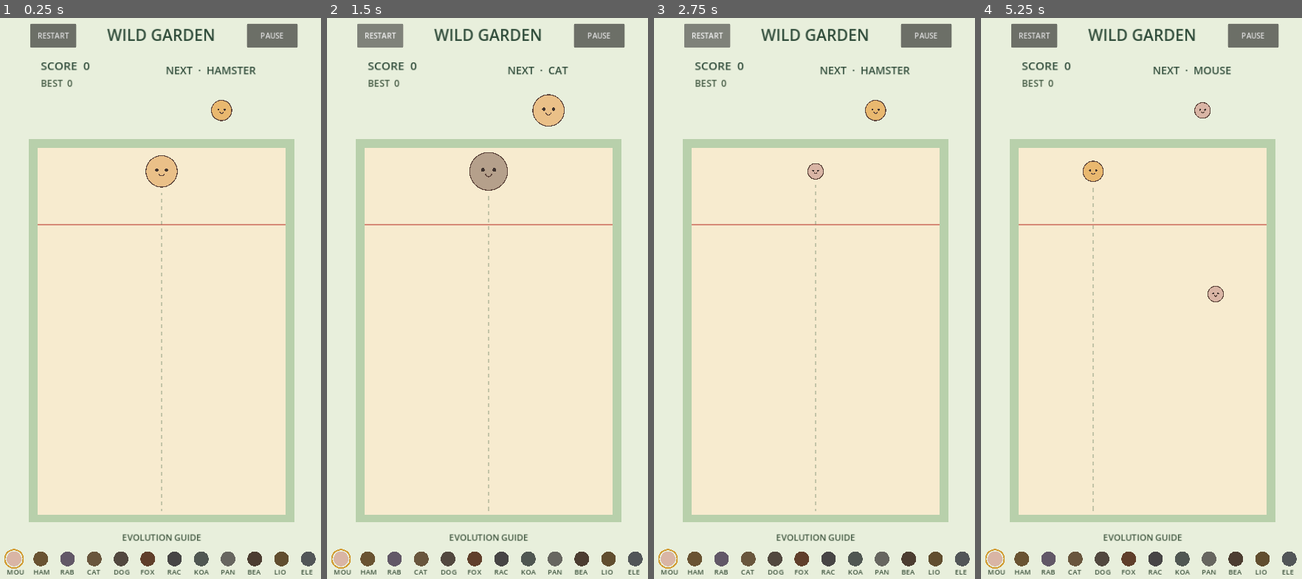
Above: before the commit, frames 1-4 (left to right).
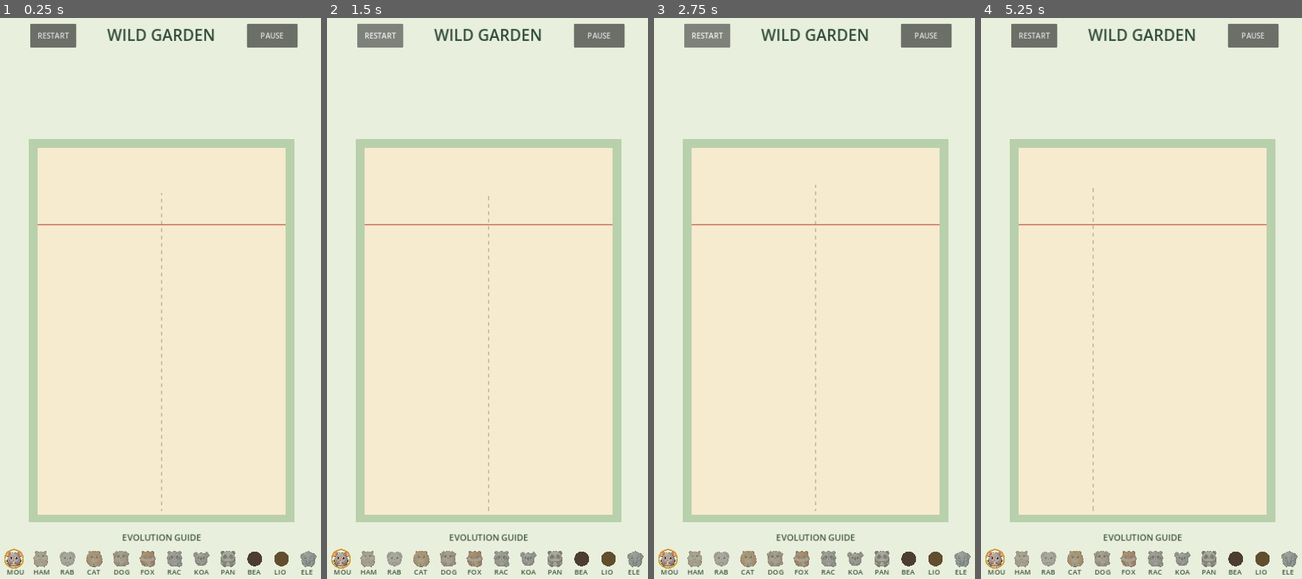
Above: after the commit, the same moments.

Repository: sandikovcusu-commits/MergeAnimal
Game: Godot game, scene res://scenes/game/Game.tscn
Same seed, same stepped clock (60 frames per second), same inputs: the game is played once before the commit and once after it.
Inputs (mouse positions are in pixels of both pictures, inside the frame that each line leads up to):
- Up to frame 1 (0.25 s): no input
- Up to frame 2 (1.5 s): click "RESTART" at 0.5 s; click "RESTART" at 1.25 s
- Up to frame 3 (2.75 s): click "RESTART" at 2 s
- Up to frame 4 (5.25 s): click "PAUSE" at 2.75 s; click "RESUME" at 3.5 s; tap Enter at 4.25 s; move the mouse to (1215, 276) at 4.27 s; click (1215, 276) at 4.42 s; tap Space at 5 s; drag from (1077, 332) to (1125, 421) at 5.02 s

The runs differ from the first frame. In frame 1, 2.2% of the frame differs, in the area x 1-99%, y 7-98%; in frame 2, 2.5%; in frame 3, 1.8%; in frame 4, 1.9%.
Error after the commit: Parse Error: The member "Expression" shadows a native class. (res://scripts/gameplay/AnimalVisual.gd:5)

Commit message:
Integrate experimental day 4 sprites and software render tests
Co-authored-by: arena-agent <297053741+arena-agent@users.noreply.github.com>

Diff:
--- a/MergeAnimals/resources/animals/cat.tres
+++ b/MergeAnimals/resources/animals/cat.tres
@@ -1,6 +1,8 @@
-[gd_resource type="Resource" script_class="AnimalData" load_steps=2 format=3]
+[gd_resource type="Resource" script_class="AnimalData" load_steps=3 format=3]
 
 [ext_resource type="Script" path="res://scripts/gameplay/AnimalData.gd" id="1"]
+
+[ext_resource type="Texture2D" path="res://assets/animals/cat/normal.png" id="normal_texture"]
 
 [resource]
 script = ExtResource("1")
@@ -18,5 +20,6 @@
 next_evolution_id = &"dog"
 golden_terminal = false
 merge_score = 12
+sprite = ExtResource("normal_texture")
 placeholder_color = Color(0.917647, 0.752941, 0.533333, 1)
 unlock_id = &"cat"
--- a/MergeAnimals/resources/animals/dog.tres
+++ b/MergeAnimals/resources/animals/dog.tres
@@ -1,6 +1,8 @@
-[gd_resource type="Resource" script_class="AnimalData" load_steps=2 format=3]
+[gd_resource type="Resource" script_class="AnimalData" load_steps=3 format=3]
 
 [ext_resource type="Script" path="res://scripts/gameplay/AnimalData.gd" id="1"]
+
+[ext_resource type="Texture2D" path="res://assets/animals/dog/normal.png" id="normal_texture"]
 
 [resource]
 script = ExtResource("1")
@@ -18,5 +20,6 @@
 next_evolution_id = &"fox"
 golden_terminal = false
 merge_score = 20
+sprite = ExtResource("normal_texture")
 placeholder_color = Color(0.709804, 0.627451, 0.545098, 1)
 unlock_id = &"dog"
--- a/MergeAnimals/resources/animals/elephant.tres
+++ b/MergeAnimals/resources/animals/elephant.tres
@@ -1,6 +1,8 @@
-[gd_resource type="Resource" script_class="AnimalData" load_steps=2 format=3]
+[gd_resource type="Resource" script_class="AnimalData" load_steps=3 format=3]
 
 [ext_resource type="Script" path="res://scripts/gameplay/AnimalData.gd" id="1"]
+
+[ext_resource type="Texture2D" path="res://assets/animals/elephant/normal.png" id="normal_texture"]
 
 [resource]
 script = ExtResource("1")
@@ -18,5 +20,6 @@
 next_evolution_id = &""
 golden_terminal = true
 merge_score = 500
+sprite = ExtResource("normal_texture")
 placeholder_color = Color(0.717647, 0.749020, 0.772549, 1)
 unlock_id = &"elephant"
--- a/MergeAnimals/resources/animals/fox.tres
+++ b/MergeAnimals/resources/animals/fox.tres
@@ -1,6 +1,8 @@
-[gd_resource type="Resource" script_class="AnimalData" load_steps=2 format=3]
+[gd_resource type="Resource" script_class="AnimalData" load_steps=3 format=3]
 
 [ext_resource type="Script" path="res://scripts/gameplay/AnimalData.gd" id="1"]
+
+[ext_resource type="Texture2D" path="res://assets/animals/fox/normal.png" id="normal_texture"]
 
 [resource]
 script = ExtResource("1")
@@ -18,5 +20,6 @@
 next_evolution_id = &"raccoon"
 golden_terminal = false
 merge_score = 32
+sprite = ExtResource("normal_texture")
 placeholder_color = Color(0.839216, 0.545098, 0.376471, 1)
 unlock_id = &"fox"
--- a/MergeAnimals/resources/animals/hamster.tres
+++ b/MergeAnimals/resources/animals/hamster.tres
@@ -1,6 +1,8 @@
-[gd_resource type="Resource" script_class="AnimalData" load_steps=2 format=3]
+[gd_resource type="Resource" script_class="AnimalData" load_steps=3 format=3]
 
 [ext_resource type="Script" path="res://scripts/gameplay/AnimalData.gd" id="1"]
+
+[ext_resource type="Texture2D" path="res://assets/animals/hamster/normal.png" id="normal_texture"]
 
 [resource]
 script = ExtResource("1")
@@ -18,5 +20,6 @@
 next_evolution_id = &"rabbit"
 golden_terminal = false
 merge_score = 4
+sprite = ExtResource("normal_texture")
 placeholder_color = Color(0.913725, 0.721569, 0.435294, 1)
 unlock_id = &"hamster"
--- a/MergeAnimals/resources/animals/koala.tres
+++ b/MergeAnimals/resources/animals/koala.tres
@@ -1,6 +1,8 @@
-[gd_resource type="Resource" script_class="AnimalData" load_steps=2 format=3]
+[gd_resource type="Resource" script_class="AnimalData" load_steps=3 format=3]
 
 [ext_resource type="Script" path="res://scripts/gameplay/AnimalData.gd" id="1"]
+
+[ext_resource type="Texture2D" path="res://assets/animals/koala/normal.png" id="normal_texture"]
 
 [resource]
 script = ExtResource("1")
@@ -18,5 +20,6 @@
 next_evolution_id = &"panda"
 golden_terminal = false
 merge_score = 70
+sprite = ExtResource("normal_texture")
 placeholder_color = Color(0.698039, 0.756863, 0.709804, 1)
 unlock_id = &"koala"
--- a/MergeAnimals/resources/animals/mouse.tres
+++ b/MergeAnimals/resources/animals/mouse.tres
@@ -1,6 +1,8 @@
-[gd_resource type="Resource" script_class="AnimalData" load_steps=2 format=3]
+[gd_resource type="Resource" script_class="AnimalData" load_steps=3 format=3]
 
 [ext_resource type="Script" path="res://scripts/gameplay/AnimalData.gd" id="1"]
+
+[ext_resource type="Texture2D" path="res://assets/animals/mouse/normal.png" id="normal_texture"]
 
 [resource]
 script = ExtResource("1")
@@ -18,5 +20,6 @@
 next_evolution_id = &"hamster"
 golden_terminal = false
 merge_score = 2
+sprite = ExtResource("normal_texture")
 placeholder_color = Color(0.850980, 0.709804, 0.647059, 1)
 unlock_id = &"mouse"
--- a/MergeAnimals/resources/animals/panda.tres
+++ b/MergeAnimals/resources/animals/panda.tres
@@ -1,6 +1,8 @@
-[gd_resource type="Resource" script_class="AnimalData" load_steps=2 format=3]
+[gd_resource type="Resource" script_class="AnimalData" load_steps=3 format=3]
 
 [ext_resource type="Script" path="res://scripts/gameplay/AnimalData.gd" id="1"]
+
+[ext_resource type="Texture2D" path="res://assets/animals/panda/normal.png" id="normal_texture"]
 
 [resource]
 script = ExtResource("1")
@@ -18,5 +20,6 @@
 next_evolution_id = &"bear"
 golden_terminal = false
 merge_score = 100
+sprite = ExtResource("normal_texture")
 placeholder_color = Color(0.894118, 0.890196, 0.839216, 1)
 unlock_id = &"panda"
--- a/MergeAnimals/resources/animals/rabbit.tres
+++ b/MergeAnimals/resources/animals/rabbit.tres
@@ -1,6 +1,8 @@
-[gd_resource type="Resource" script_class="AnimalData" load_steps=2 format=3]
+[gd_resource type="Resource" script_class="AnimalData" load_steps=3 format=3]
 
 [ext_resource type="Script" path="res://scripts/gameplay/AnimalData.gd" id="1"]
+
+[ext_resource type="Texture2D" path="res://assets/animals/rabbit/normal.png" id="normal_texture"]
 
 [resource]
 script = ExtResource("1")
@@ -18,5 +20,6 @@
 next_evolution_id = &"cat"
 golden_terminal = false
 merge_score = 8
+sprite = ExtResource("normal_texture")
 placeholder_color = Color(0.850980, 0.768627, 0.901961, 1)
 unlock_id = &"rabbit"
--- a/MergeAnimals/resources/animals/raccoon.tres
+++ b/MergeAnimals/resources/animals/raccoon.tres
@@ -1,6 +1,8 @@
-[gd_resource type="Resource" script_class="AnimalData" load_steps=2 format=3]
+[gd_resource type="Resource" script_class="AnimalData" load_steps=3 format=3]
 
 [ext_resource type="Script" path="res://scripts/gameplay/AnimalData.gd" id="1"]
+
+[ext_resource type="Texture2D" path="res://assets/animals/raccoon/normal.png" id="normal_texture"]
 
 [resource]
 script = ExtResource("1")
@@ -18,5 +20,6 @@
 next_evolution_id = &"koala"
 golden_terminal = false
 merge_score = 48
+sprite = ExtResource("normal_texture")
 placeholder_color = Color(0.619608, 0.603922, 0.600000, 1)
 unlock_id = &"raccoon"
--- a/MergeAnimals/scripts/gameplay/AnimalVisual.gd
+++ b/MergeAnimals/scripts/gameplay/AnimalVisual.gd
@@ -1,6 +1,12 @@
 extends Node2D
 
-# Shared by bodies, current preview and next preview. Temporary diagnostic art.
+# Shared by bodies and previews. Experimental art is not cleared for commercial use.
+static var warned_missing: Dictionary = {}
+enum Expression { NORMAL, HAPPY, SURPRISE }
+var expression: Expression = Expression.NORMAL:
+	set(value):
+		expression = value
+		queue_redraw()
 var data: AnimalData:
 	set(value):
 		data = value
@@ -10,9 +16,17 @@
 	if data == null:
 		return
 	var r := data.radius
-	if data.sprite:
-		draw_texture_rect(data.sprite, Rect2(-r, -r, r * 2.0, r * 2.0), false)
+	var texture: Texture2D = data.sprite
+	if expression == Expression.HAPPY and data.happy_sprite:
+		texture = data.happy_sprite
+	elif expression == Expression.SURPRISE and data.surprise_sprite:
+		texture = data.surprise_sprite
+	if texture:
+		draw_texture_rect(texture, Rect2(-r, -r, r * 2.0, r * 2.0), false)
 		return
+	if OS.is_debug_build() and not warned_missing.has(data.id):
+		warned_missing[data.id] = true
+		push_warning("Missing experimental sprite for %s: using diagnostic fallback" % data.id)
 	draw_circle(Vector2.ZERO, r, Color("60483e"))
 	draw_circle(Vector2.ZERO, r - 2.0, data.placeholder_color)
 	draw_circle(Vector2(-r * 0.30, -r * 0.08), maxf(r * 0.10, 2.0), Color("40342f"))
--- a/MergeAnimals/scripts/gameplay/Game.gd
+++ b/MergeAnimals/scripts/gameplay/Game.gd
@@ -397,7 +397,11 @@
 		var color: Color = item.placeholder_color
 		if item.level > highest_level:
 			color = color.darkened(0.55)
-		draw_circle(Vector2(x, 1190), 16, color)
+		if item.sprite:
+			var tint := Color.WHITE if item.level <= highest_level else Color(0.45, 0.45, 0.45, 0.55)
+			draw_texture_rect(item.sprite, Rect2(x - 18, 1172, 36, 36), false, tint)
+		else:
+			draw_circle(Vector2(x, 1190), 16, color)
 		if item.level == highest_level:
 			draw_arc(Vector2(x, 1190), 20, 0, TAU, 32, Color("d29b31"), 3.0)
 		draw_string(font, Vector2(x - 16, 1224), item.display_name.substr(0, 3).to_upper(), HORIZONTAL_ALIGNMENT_LEFT, -1, 15, Color("394f39"))
--- /dev/null
+++ b/MergeAnimals/tests/integration/day4_assets.gd
@@ -0,0 +1,37 @@
+extends SceneTree
+# DEV tests: 10 generated sprites exist; Bear/Lion and expression art remain missing.
+var scene := preload("res://scenes/game/Game.tscn")
+var checks := 0
+var failures := 0
+func _initialize() -> void:
+	call_deferred("run")
+func check(ok: bool, name: String) -> void:
+	checks += 1
+	print("%s %d: %s" % ["PASS" if ok else "FAIL", checks, name])
+	if not ok:
+		failures += 1
+func run() -> void:
+	var game = scene.instantiate()
+	game.persist_best = false
+	game.test_seed = 42
+	root.add_child(game)
+	await process_frame
+	var present := [&"mouse", &"hamster", &"rabbit", &"cat", &"dog", &"fox", &"raccoon", &"koala", &"panda", &"elephant"]
+	for d in game.animals:
+		var available: bool = d.id in present
+		check((d.sprite != null) == available, "%s expected present/missing status" % d.id)
+		if not available:
+			continue
+		var img: Image = d.sprite.get_image()
+		check(img != null and img.get_size() == Vector2i(512, 512) and img.detect_alpha() != Image.ALPHA_NONE, "%s PNG dimensions and alpha" % d.id)
+		check(img.get_pixel(0, 0).a == 0.0 and img.get_pixel(511, 0).a == 0.0 and img.get_pixel(0, 511).a == 0.0 and img.get_pixel(511, 511).a == 0.0, "%s transparent corners" % d.id)
+		game.current_data = d
+		game.next_data = d
+		game._update_hud()
+		check(game.current_preview.data.sprite == d.sprite and game.next_preview.data.sprite == d.sprite, "%s preview and next use same texture" % d.id)
+		var body = game.create_animal(d, Vector2(360, 700))
+		check(body.visual.data.sprite == d.sprite and is_equal_approx(body.circle.shape.radius, d.radius), "%s body texture and collision radius" % d.id)
+		body.queue_free()
+		await process_frame
+	print("Day4 DEV asset checks: %d; failures: %d; missing=bear,lion; happy/surprise=not supplied" % [checks, failures])
+	quit(1 if failures else 0)
--- /dev/null
+++ b/MergeAnimals/tests/integration/render_capture.gd
@@ -0,0 +1,37 @@
+extends SceneTree
+# Render capture from the Godot viewport, not generated art.
+var scene := preload("res://scenes/game/Game.tscn")
+func _initialize() -> void:
+	call_deferred("run")
+func run() -> void:
+	var game = scene.instantiate()
+	game.test_seed = 42
+	game.persist_best = false
+	root.add_child(game)
+	await process_frame
+	game.danger_monitor.set_physics_process(false)
+	for index in range(5):
+		var piece = game.create_animal(game.animals[index], Vector2(150 + index * 100, 1030 - game.animals[index].radius))
+		piece.freeze = true
+	game.highest_level = 5
+	game.queue_redraw()
+	var out_dir := OS.get_environment("CAPTURE_DIR")
+	if out_dir.is_empty():
+		printerr("FAIL: CAPTURE_DIR is required")
+		quit(1)
+		return
+	var dimensions := [Vector2i(360,640), Vector2i(360,800), Vector2i(720,1280), Vector2i(1080,1920), Vector2i(1366,768), Vector2i(1920,1080)]
+	for size in dimensions:
+		root.size = size
+		DisplayServer.window_set_size(size)
+		for i in range(5):
+			await process_frame
+		await RenderingServer.frame_post_draw
+		var image := root.get_texture().get_image()
+		var path := "%s/game_%dx%d.png" % [out_dir, size.x, size.y]
+		var result := image.save_png(path)
+		print("RENDER requested=%s window=%s image=%s saved=%s path=%s" % [size, root.size, image.get_size(), result == OK, path])
+		if result != OK:
+			quit(1)
+			return
+	quit()
Not shown, added: MergeAnimals/art_source/.gdignore
Binary file added: MergeAnimals/art_source/cat.png
Binary file added: MergeAnimals/art_source/dog.png
Binary file added: MergeAnimals/art_source/elephant.png
Binary file added: MergeAnimals/art_source/fox.png
Binary file added: MergeAnimals/art_source/hamster.png
Binary file added: MergeAnimals/art_source/koala.png
Binary file added: MergeAnimals/art_source/mouse.png
Binary file added: MergeAnimals/art_source/panda.png
Binary file added: MergeAnimals/art_source/rabbit.png
Binary file added: MergeAnimals/art_source/raccoon.png
Binary file added: MergeAnimals/assets/animals/cat/normal.png
(and 13 more such lines)
